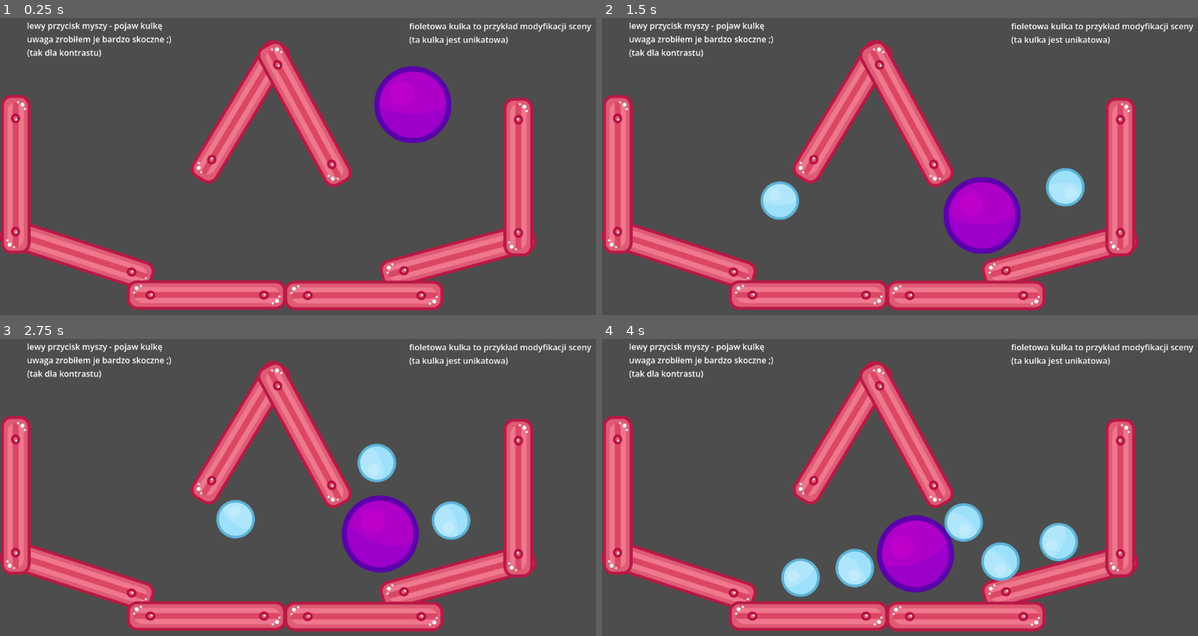
Above: before the commit, frames 1-4 (two rows, left to right).
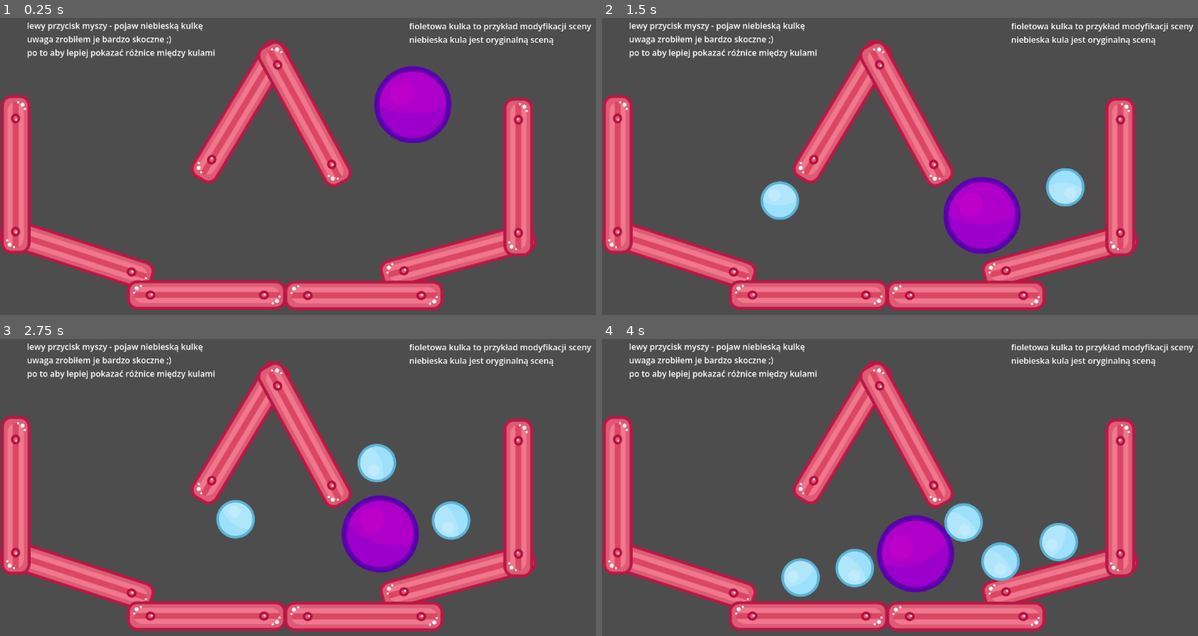
Above: after the commit, the same moments.

Repository: Crunczyslaw/PileczkiPokazanieFunkcjonowaniaScen
Game: Godot game, scene res://Main.tscn
Same seed, same stepped clock (60 frames per second), same inputs: the game is played once before the commit and once after it.
Inputs (mouse positions are in pixels of both pictures, inside the frame that each line leads up to):
- Up to frame 1 (0.25 s): no input
- Up to frame 2 (1.5 s): move the mouse to (1031, 151) at 0.52 s; press the mouse at (1031, 151) at 0.53 s; move the mouse to (780, 184) at 1.27 s; release the mouse at (780, 184) at 1.28 s; click (780, 184) at 1.35 s
- Up to frame 3 (2.75 s): move the mouse to (357, 413) at 2.02 s; press the mouse at (357, 413) at 2.03 s
- Up to frame 4 (4 s): move the mouse to (870, 555) at 2.77 s; release the mouse at (870, 555) at 2.78 s; click (870, 555) at 2.85 s; move the mouse to (1078, 537) at 3.52 s; press the mouse at (1078, 537) at 3.53 s

The runs differ from the first frame. In frame 1, 0.8% of the frame differs, in the area x 4-93%, y 1-14%; in frame 2, 0.8%; in frame 3, 0.8%; in frame 4, 0.8%.

Commit message:
Lepiej ukazane zmiany w scenach

Diff:
--- a/Main.tscn
+++ b/Main.tscn
@@ -143,9 +143,9 @@
 offset_top = 39.0
 offset_right = 330.0
 offset_bottom = 88.0
-text = "lewy przycisk myszy - pojaw kulkę
+text = "lewy przycisk myszy - pojaw niebieską kulkę
 uwaga zrobiłem je bardzo skoczne ;)
-(tak dla kontrastu)"
+po to aby lepiej pokazać różnice między kulami"
 
 [node name="Ball" parent="." unique_id=818474432 instance=ExtResource("2")]
 position = Vector2(794, 175)
@@ -166,6 +166,6 @@
 offset_right = 1072.0
 offset_bottom = 89.0
 text = "fioletowa kulka to przykład modyfikacji sceny
-(ta kulka jest unikatowa)"
+niebieska kula jest oryginalną sceną"
 
 [editable path="Ball"]
